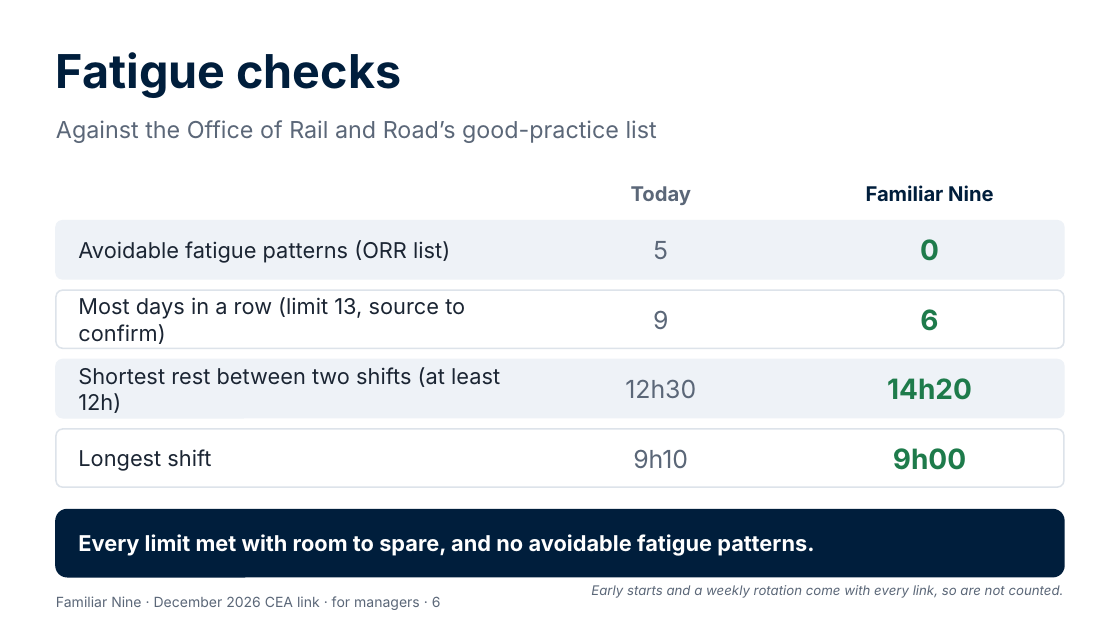
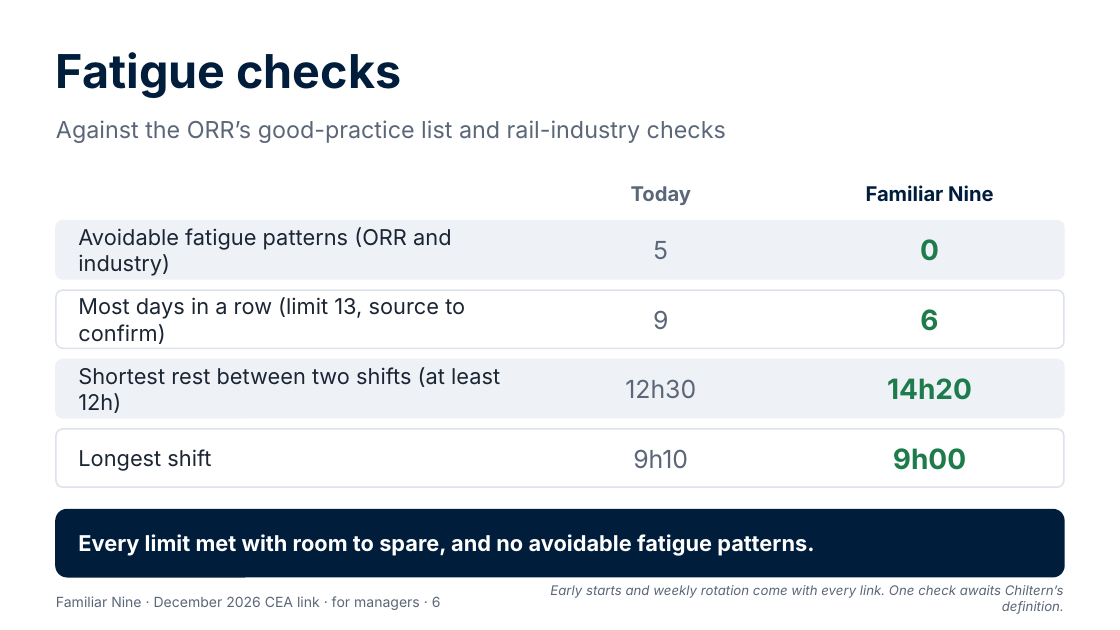
Before and after one commit to Garethdavidmiller/roster-app, a slide deck: slide 6 of docs/proposals/presentations/Familiar-Nine-for-managers.pptx. Drawn at 1120x630 pixels with LibreOffice and Linux fonts; fonts in the diff are those of the drawing. Boxes give left, top, right and bottom in pixels: in the first picture for what was removed or moved away, otherwise in the second. Text is boxed around its words. In the diff, an @@ line names an element or a change of style, - is before the commit and + after.

```diff
--- a/docs/proposals/presentations/Familiar-Nine-for-managers.pptx
+++ b/docs/proposals/presentations/Familiar-Nine-for-managers.pptx
@@ text at [56, 120, 726, 143]: text changed @@
-Against the Office of Rail and Road’s good-practice list
+Against the ORR’s good-practice list and rail-industry checks
@@ text at [78, 227, 451, 276]: text changed @@
-Avoidable fatigue patterns (ORR list)
+Avoidable fatigue patterns (ORR and industry)
@@ text at [550, 585, 1064, 614]: text changed @@
-Early starts and a weekly rotation come with every link, so are not counted.
+Early starts and weekly rotation come with every link. One check awaits Chiltern’s definition.
```
Also in this commit, not shown: 4 other slides changed, 40 other files.
